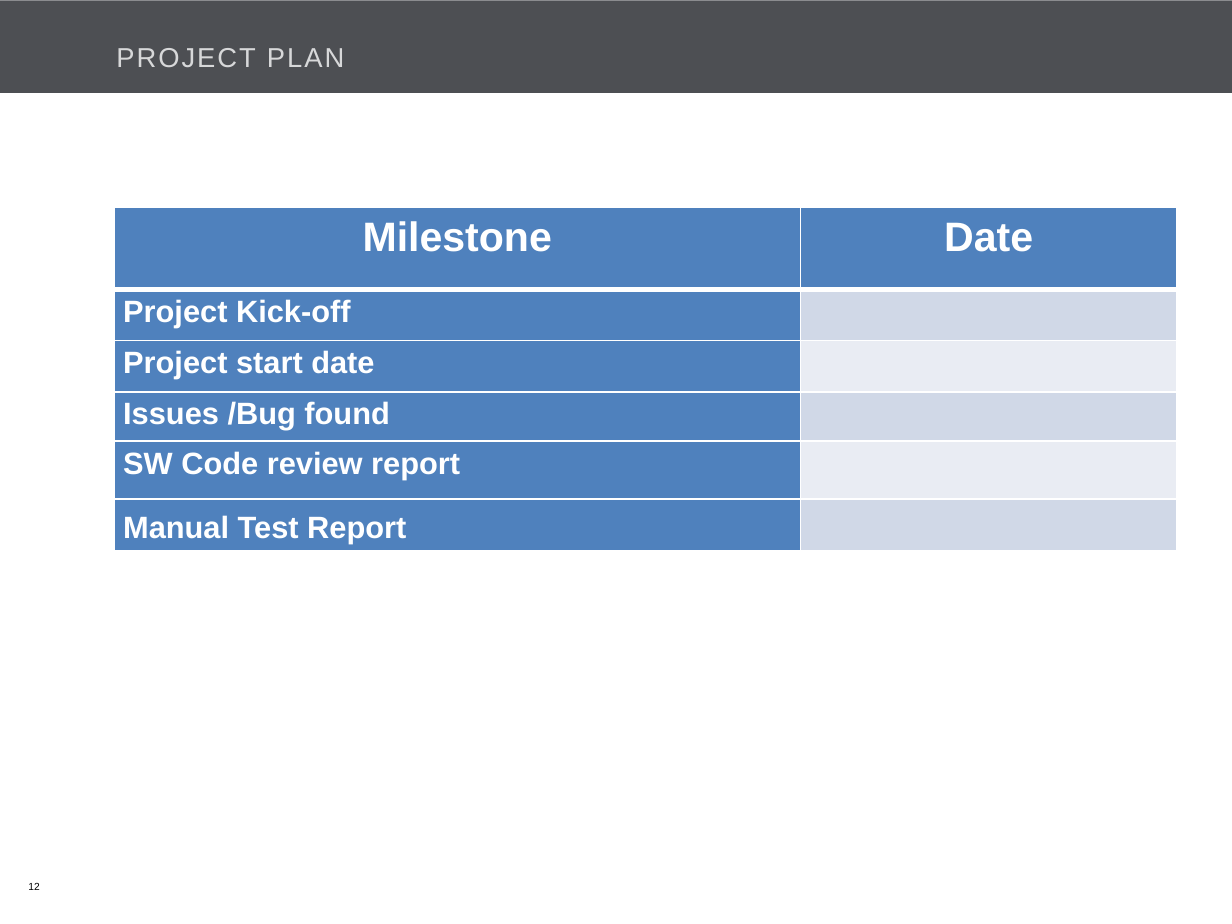
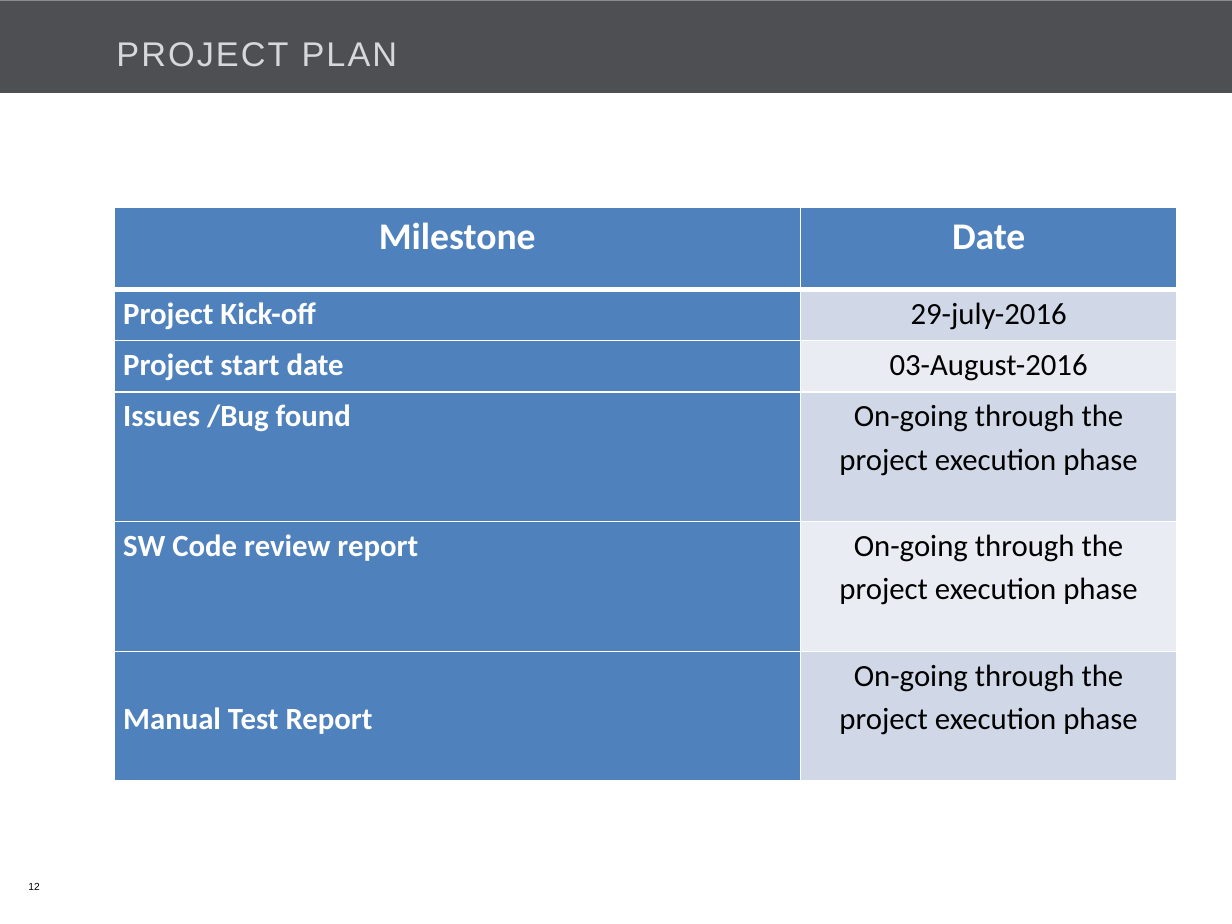
Before and after one commit to Bajarangi/demo, a slide deck: slide 12 of trunk/EasiCab/Documents/EASiCab_POC_kick off.pptx. Drawn at 1232x924 pixels with LibreOffice and Linux fonts; fonts in the diff are those of the drawing; background and template pictures are left out. Boxes give left, top, right and bottom in pixels: in the first picture for what was removed or moved away, otherwise in the second. Text is boxed around its words. In the diff, an @@ line names an element or a change of style, - is before the commit and + after.

Commit message:
updated ppt

```diff
--- a/trunk/EasiCab/Documents/EASiCab_POC_kick off.pptx
+++ b/trunk/EasiCab/Documents/EASiCab_POC_kick off.pptx
@@ title "PROJECT PLAN" at <box>116,42,398,67</box>: size 16 to 20 pt @@
@@ table at <box>115,207,1178,766</box> @@
-row 2, column 2: 
+row 2, column 2: 29-july-2016
-row 3, column 2: 
+row 3, column 2: 03-August-2016
-row 4, column 2: 
+row 4, column 2: On-going through the project execution phase
-row 5, column 2: 
+row 5, column 2: On-going through the project execution phase
-row 6, column 2: 
+row 6, column 2: On-going through the project execution phase
@@ size 24 to 22 pt in "Milestone", "Date" @@
@@ font Arial to Calibri in "Milestone", "Date", "Project Kick-off", "Project start date" and 3 more places @@
```
Also in this commit, not shown: 19 other slides changed, 1 slide added.
